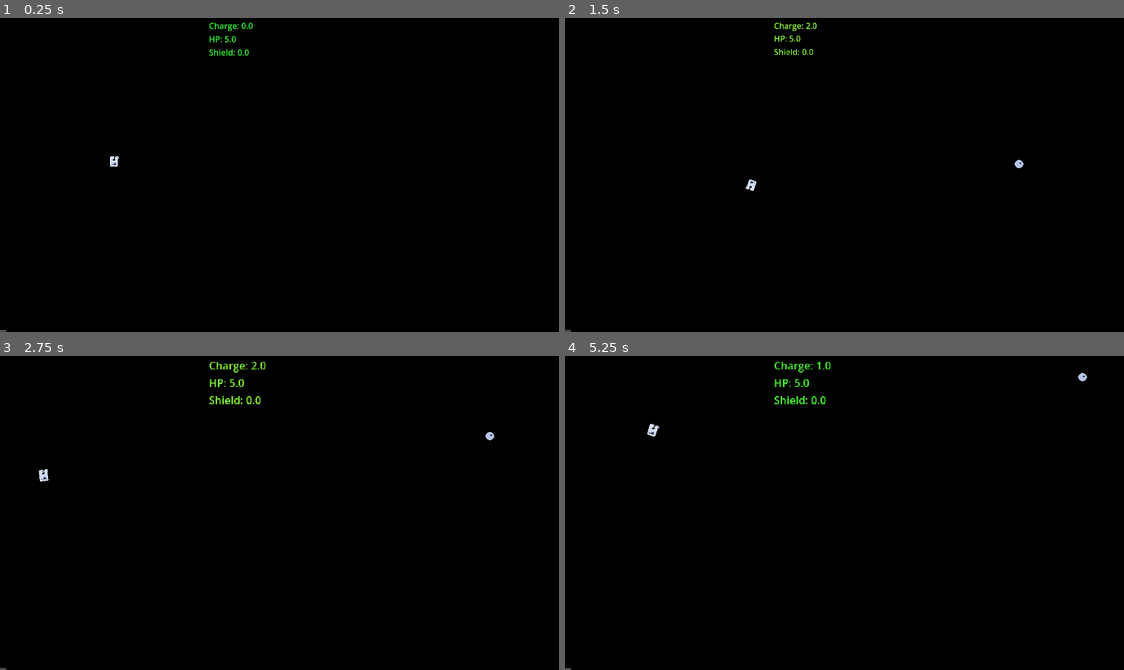
Above: before the commit, frames 1-4 (two rows, left to right).
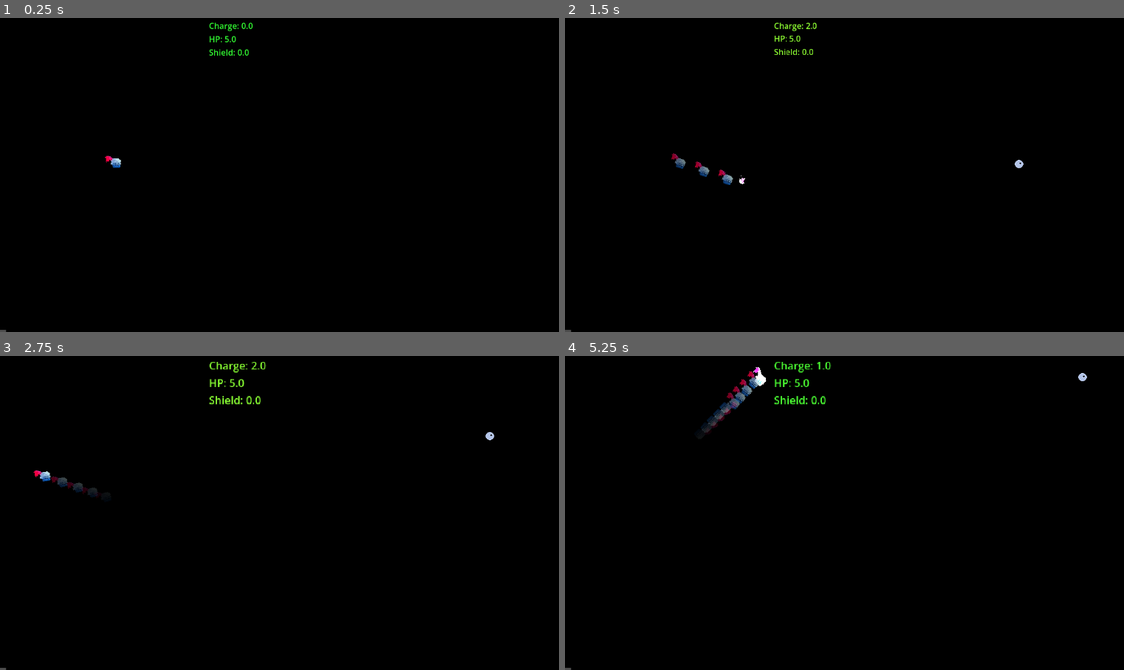
Above: after the commit, the same moments.

Repository: Yu-xo/PowerUP
Game: Godot game, scene res://Scenes/Run.tscn
Same seed, same stepped clock (60 frames per second), same inputs: the game is played once before the commit and once after it.
Inputs (mouse positions are in pixels of both pictures, inside the frame that each line leads up to):
- Up to frame 1 (0.25 s): no input
- Up to frame 2 (1.5 s): tap Enter at 0.5 s; move the mouse to (989, 149) at 0.52 s; press the mouse at (989, 149) at 0.53 s; move the mouse to (743, 181) at 1.27 s; release the mouse at (743, 181) at 1.28 s; right-click (743, 181) at 1.35 s
- Up to frame 3 (2.75 s): click (178, 519) at 1.55 s; move the mouse to (352, 431) at 2.02 s; press the mouse at (352, 431) at 2.03 s
- Up to frame 4 (5.25 s): move the mouse to (827, 569) at 2.77 s; release the mouse at (827, 569) at 2.78 s; click (827, 569) at 2.85 s; move the mouse to (1034, 553) at 3.52 s; hold Right mouse button (aim_mode) 3.53-4.28 s; click (1034, 553) at 3.8 s; move the mouse to (682, 453) at 4.27 s; click (682, 453) at 4.35 s; move the mouse to (889, 503) at 5.02 s; press the mouse at (889, 503) at 5.03 s

The runs differ from the first frame. In frame 1, less than 0.1% of the frame differs, in the area x 18-22%, y 43-48%; in frame 2, 0.3%; in frame 3, 0.3%; in frame 4, 0.6%, in the area x 14-37%, y 3-26%.

Commit message:
Small Tweeks

Diff:
--- a/Scenes/Character/Player.tscn
+++ b/Scenes/Character/Player.tscn
@@ -1,9 +1,22 @@
-[gd_scene load_steps=4 format=3 uid="uid://cc1f1jc147fxu"]
+[gd_scene load_steps=6 format=3 uid="uid://cc1f1jc147fxu"]
 
 [ext_resource type="Script" uid="uid://dtmnfdyrqyad8" path="res://Scenes/Character/player.gd" id="1_at620"]
-[ext_resource type="Texture2D" uid="uid://dwhxv6l8os7pv" path="res://Assets/Hana Caraka - Base Character [sample]/Player/Player.png" id="2_at620"]
+[ext_resource type="Shader" uid="uid://df6m7goh08q4s" path="res://Shaders/Player.gdshader" id="2_at620"]
+[ext_resource type="Texture2D" uid="uid://dv6xgdwfq0jdr" path="res://Assets/Hana Caraka - Base Character [sample]/Player/knighty_idle.webp" id="3_nkuch"]
 
 [sub_resource type="RectangleShape2D" id="RectangleShape2D_at620"]
+
+[sub_resource type="ShaderMaterial" id="ShaderMaterial_nkuch"]
+shader = ExtResource("2_at620")
+shader_parameter/velocity = Vector2(0, 0)
+shader_parameter/trail_length = 0.9
+shader_parameter/distortion_amount = 0.2
+shader_parameter/wobble_speed = 8.0
+shader_parameter/wobble_strength = 0.07
+shader_parameter/bloom_strength = 1.4
+shader_parameter/pulse_strength = 1.2
+shader_parameter/outline_size = 1.4
+shader_parameter/outline_intensity = 1.2
 
 [node name="Player" type="CharacterBody2D" groups=["player"]]
 script = ExtResource("1_at620")
@@ -20,4 +33,5 @@
 offset_bottom = 61.0
 
 [node name="Sprite2D" type="Sprite2D" parent="."]
-texture = ExtResource("2_at620")
+material = SubResource("ShaderMaterial_nkuch")
+texture = ExtResource("3_nkuch")
--- /dev/null
+++ b/Scenes/Character/ghost.gd
@@ -0,0 +1,15 @@
+extends Node2D
+
+@export var fade_time := 0.5
+
+func start(sprite_texture, global_pos, rotation):
+	global_position = global_pos
+	self.rotation = rotation
+
+	var s: Sprite2D = $Sprite2D
+	s.texture = sprite_texture
+	modulate = Color(1.0, 1.0, 1.0, 0.8)
+
+	var tween = create_tween()
+	tween.tween_property(self, "modulate:a", 0.0, fade_time)
+	tween.tween_callback(Callable(self, "queue_free"))
--- /dev/null
+++ b/Scenes/Character/ghost.tscn
@@ -0,0 +1,10 @@
+[gd_scene load_steps=3 format=3 uid="uid://dc41wcuphj3yv"]
+
+[ext_resource type="Script" uid="uid://crf0acd208fv5" path="res://Scenes/Character/ghost.gd" id="1_gsdkm"]
+[ext_resource type="Texture2D" uid="uid://dv6xgdwfq0jdr" path="res://Assets/Hana Caraka - Base Character [sample]/Player/knighty_idle.webp" id="2_gsdkm"]
+
+[node name="Ghost" type="Node2D"]
+script = ExtResource("1_gsdkm")
+
+[node name="Sprite2D" type="Sprite2D" parent="."]
+texture = ExtResource("2_gsdkm")
--- a/Scenes/Character/player.gd
+++ b/Scenes/Character/player.gd
@@ -18,9 +18,23 @@
 @onready var tween := create_tween()
 @onready var body_tween := create_tween()
 
+# === SHADER INPUTS ===
+@onready var player_sprite := $Sprite2D
+@onready var mat = $Sprite2D.material
+var last_pos: Vector2
+
+# === AFTERIMAGE SETTINGS ===
+@export var ghost_interval := 0.04
+@export var ghost_scene = preload("res://Scenes/Character/ghost.tscn")
+var ghost_timer := 0.0
+
 # ---------------------------------------------------------
 # RUNTIME VALUES
 # ---------------------------------------------------------
+
+var speed_scale_tween: Tween
+var target_scale := Vector2.ONE
+
 var health: float = max_health
 var charge: float = 0.0
 var is_charging: bool = false
@@ -31,32 +45,27 @@
 var overcharge_timer: float = 0.0
 var is_overcharging: bool = false
 
-# NEW — Aim Mode (Right-Click Slow Motion)
 var is_aiming: bool = false
 
 # ---------------------------------------------------------
-# UPGRADE VARIABLES
-# ---------------------------------------------------------
-## Attack
+# UPGRADE SYSTEM
+# ---------------------------------------------------------
 var dash_damage_bonus: int = 0
 var bounce_damage_multiplier: float = 1.0
 var charge_damage_multiplier: float = 1.0
 var first_hit_bonus: int = 0
 var first_hit_active: bool = false
 
-## Defense
 var shield: float = 0.0
 var shield_regen_rate: float = 0.0
 var dash_invincible_time: float = 0.0
 var shield_refill_on_hit: bool = false
 var dash_invincible_timer: float = 0.0
 
-## Health
 var regen_rate: float = 0.0
 var max_overheal: float = 0.0
 var overheal_bonus_damage: int = 0
 
-## Speed
 var dash_distance_multiplier: float = 1.0
 var dash_cooldown_multiplier: float = 1.0
 var dash_contact_damage: int = 0
@@ -65,25 +74,52 @@
 
 
 # ---------------------------------------------------------
+# READY
+# ---------------------------------------------------------
+func _ready():
+	last_pos = global_position
+
+
+# ---------------------------------------------------------
 # PHYSICS PROCESS
 # ---------------------------------------------------------
 func _physics_process(delta: float) -> void:
 
-	# Always rotate to mouse when aiming/charging/dashing
+	# -----------------------------------------------------
+	# 1. VELOCITY → SHADER + SQUASH/STRETCH
+	# -----------------------------------------------------
+	var vel := (global_position - last_pos) / delta
+
+	if mat and mat.shader:
+		mat.set_shader_parameter("velocity", vel)
+
+	update_speed_scale(vel.length())
+
+	last_pos = global_position
+
+	# -----------------------------------------------------
+	# 2. GHOST AFTERIMAGE (Only while dashing)
+	# -----------------------------------------------------
+	ghost_timer -= delta
+	if is_dashing and ghost_timer <= 0.0:
+		spawn_ghost()
+		ghost_timer = ghost_interval
+
+	# -----------------------------------------------------
+	# 3. Rotate to mouse
+	# -----------------------------------------------------
 	if is_aiming or is_charging or is_dashing:
 		look_at(get_global_mouse_position())
 
-	# ------------------------------------------
-	# Charging (Left-click held)
-	# ------------------------------------------
+	# -----------------------------------------------------
+	# 4. CHARGING
+	# -----------------------------------------------------
 	if is_charging and !is_aiming:
+
 		charge += charge_rate * delta
 		charge = clamp(charge, 0.0, max_charge)
 
-		if charge >= max_charge:
-			Engine.time_scale = slowmo_factor
-		else:
-			Engine.time_scale = 1.0
+		Engine.time_scale = (slowmo_factor if charge >= max_charge else 1.0)
 
 		if charge >= overcharge_threshold:
 			is_overcharging = true
@@ -92,44 +128,104 @@
 			is_overcharging = false
 			overcharge_timer = 0.0
 
-	# ------------------------------------------
-	# Dash movement
-	# ------------------------------------------
+	# -----------------------------------------------------
+	# 5. DASH MOVEMENT
+	# -----------------------------------------------------
 	if is_dashing:
+
 		dash_invincible_timer -= delta
 
-		var speed = base_speed * (1.0 + charge) * dash_distance_multiplier
-		var motion = dash_direction * speed * delta
-
-		var collision = move_and_collide(motion, false, false, !dash_phase_through)
+		var dash_speed := base_speed * (1.0 + charge) * dash_distance_multiplier
+		var motion := dash_direction * dash_speed * delta
+
+		var collision := move_and_collide(motion, false, false, !dash_phase_through)
+
 		if collision and !dash_phase_through:
 			handle_collision(collision)
 
+	# -----------------------------------------------------
+	# 6. REGENERATION
+	# -----------------------------------------------------
+	if regen_rate > 0.0 and !is_dashing and !is_charging:
+		health = min(health + regen_rate * delta, max_health + max_overheal)
+
+	# -----------------------------------------------------
+	# 7. SHIELD REGEN
+	# -----------------------------------------------------
+	if shield_regen_rate > 0.0:
+		shield = min(shield + shield_regen_rate * delta, 3.0)
+
+	# -----------------------------------------------------
+	# 8. SLIDE
+	# -----------------------------------------------------
 	# ------------------------------------------
-	# Passive regen
-	# ------------------------------------------
-	if regen_rate > 0 and !is_dashing and !is_charging:
-		health = min(health + regen_rate * delta, max_health + max_overheal)
-
-	# ------------------------------------------
-	# Shield regen
-	# ------------------------------------------
-	if shield_regen_rate > 0:
-		shield = min(shield + shield_regen_rate * delta, 3.0)
+# SLOW DOWN WHEN APPROACHING STATICBODY2D
+# ------------------------------------------
+	if !is_dashing:
+		var space_state = get_world_2d().direct_space_state
+		var query = PhysicsRayQueryParameters2D.create(global_position, global_position + velocity.normalized() * 30.0)
+		query.collide_with_areas = false
+		query.collide_with_bodies = true
+
+		var hit = space_state.intersect_ray(query)
+
+		if hit and hit.collider is StaticBody2D:
+			# Distance to wall
+			var dist = global_position.distance_to(hit.position)
+
+			# Slowdown factor (closer = slower)
+			var slowdown = clamp(dist / 40.0, 0.0, 1.0)
+
+			velocity *= slowdown
+
+			# Stop if extremely near
+			if dist < 8.0:
+				velocity = Vector2.ZERO
 
 	move_and_slide()
+
+	# -----------------------------------------------------
+	# 9. DEBUG + VISUALS
+	# -----------------------------------------------------
 	update_debug_ui()
 	update_player_visuals()
 
 
 # ---------------------------------------------------------
+# GHOST AFTERIMAGE SPAWNING
+# ---------------------------------------------------------
+func spawn_ghost():
+	var g = ghost_scene.instantiate()
+	get_tree().current_scene.add_child(g)
+	g.start(player_sprite.texture, global_position, rotation)
+
+
+# ---------------------------------------------------------
+# SQUASH & STRETCH (X-axis only)
+# ---------------------------------------------------------
+func update_speed_scale(speed: float):
+	if speed_scale_tween:
+		speed_scale_tween.kill()
+
+	var squeeze = clamp(speed / 600.0, 0.0, 0.40)
+
+	var _target_scale := Vector2(
+		1.0 - squeeze,  # X shrinks when fast
+		1.0             # Y stays normal
+	)
+
+	speed_scale_tween = create_tween()
+	speed_scale_tween.tween_property(self, "scale", target_scale, 0.10)\
+		.set_ease(Tween.EASE_OUT)\
+		.set_trans(Tween.TRANS_SINE)
+
+
+# ---------------------------------------------------------
 # INPUT
 # ---------------------------------------------------------
 func _input(event: InputEvent) -> void:
 
-	# -----------------------------------------------------
-	# AIM MODE (RIGHT CLICK)
-	# -----------------------------------------------------
+	# AIM MODE
 	if event.is_action_pressed("aim_mode"):
 		is_aiming = true
 		Engine.time_scale = 0.25
@@ -140,11 +236,7 @@
 		Engine.time_scale = 1.0
 		return
 
-
-
-	# -----------------------------------------------------
-	# NORMAL DASH CHARGE (LEFT CLICK) — ONLY IF NOT AIMING
-	# -----------------------------------------------------
+	# START CHARGE
 	if event.is_action_pressed("click") and !is_aiming:
 		charge = 0.0
 		is_charging = true
@@ -154,10 +246,7 @@
 		animate_player_charge_start()
 		return
 
-
-	# -----------------------------------------------------
-	# RELEASE CHARGE → DASH
-	# -----------------------------------------------------
+	# RELEASE → DASH
 	if event.is_action_released("click") and is_charging:
 		is_charging = false
 		is_overcharging = false
@@ -175,28 +264,19 @@
 		animate_player_charge_end()
 		return
 
-
-
-	# -----------------------------------------------------
-	# MID-AIR REDIRECT DASH (LEFT CLICK DURING AIM MODE)
-	# -----------------------------------------------------
+	# MID-AIR REDIRECT
 	if event.is_action_pressed("click") and is_aiming:
-
-		# override direction instantly
 		dash_direction = global_position.direction_to(get_global_mouse_position())
-
-		# ensure dash is active
 		is_dashing = true
-
-		# allow ONE more first-hit bonus for the redirect dash
 		first_hit_active = true
-
-		return
-
-# ---------------------------------------------------------
-# COLLISION
+		return
+
+
+# ---------------------------------------------------------
+# COLLISION HANDLING
 # ---------------------------------------------------------
 func handle_collision(collision: KinematicCollision2D) -> void:
+
 	var collider = collision.get_collider()
 
 	if collider is StaticBody2D:
@@ -206,6 +286,7 @@
 		return
 
 	if collider is CharacterBody2D:
+
 		var normal = collision.get_normal()
 
 		dash_direction = dash_direction.bounce(normal).normalized() * bounce_multiplier
@@ -226,6 +307,7 @@
 # DAMAGE FORMULA
 # ---------------------------------------------------------
 func calculate_dash_damage() -> int:
+
 	var dmg = round(charge) * charge_damage_multiplier
 	dmg += dash_damage_bonus
 
@@ -240,7 +322,7 @@
 
 
 # ---------------------------------------------------------
-# OVERCHARGE
+# OVERCHARGE DAMAGE
 # ---------------------------------------------------------
 func handle_overcharge(delta: float) -> void:
 	overcharge_timer += delta
@@ -267,9 +349,10 @@
 
 
 # ---------------------------------------------------------
-# DEBUG UI
+# DEBUG TEXT
 # ---------------------------------------------------------
 func update_debug_ui():
+
 	var over_text := "\nOVERCHARGING!" if is_overcharging else ""
 	debug.text = "Charge: " + str(round(charge)) \
 		+ "\nHP: " + str(round(health)) \
@@ -280,14 +363,18 @@
 	var start_color := Color(0.2, 1.0, 0.2)
 	var mid_color := Color(1.0, 1.0, 0.2)
 	var end_color := Color(1.0, 0.2, 0.2)
-	var new_color := (start_color.lerp(mid_color, t * 2.0)
+
+	var new_color := (
+		start_color.lerp(mid_color, t * 2.0)
 		if t < 0.5
-		else mid_color.lerp(end_color, (t - 0.5) * 2.0))
+		else mid_color.lerp(end_color, (t - 0.5) * 2.0)
+	)
 	debug.modulate = new_color
 
 
-# ---------------------------------------------------------
-# VISUALS
+
+# ---------------------------------------------------------
+# VISUAL STATES
 # ---------------------------------------------------------
 func update_player_visuals():
 	if dash_invincible_timer > 0:
@@ -299,7 +386,7 @@
 
 
 # ---------------------------------------------------------
-# ANIMATION TWEENS
+# ANIMATIONS
 # ---------------------------------------------------------
 func animate_player_charge_start():
 	if body_tween.is_running(): body_tween.kill()
@@ -307,18 +394,21 @@
 	body_tween.tween_property(self, "scale", Vector2(1.1, 1.1), 0.2)\
 		.set_trans(Tween.TRANS_SINE).set_ease(Tween.EASE_OUT)
 
+
 func animate_player_charge_end():
 	if body_tween.is_running(): body_tween.kill()
 	body_tween = create_tween()
 	body_tween.tween_property(self, "scale", Vector2(1.0, 1.0), 0.25)\
 		.set_trans(Tween.TRANS_BACK).set_ease(Tween.EASE_OUT)
 
+
 func animate_debug_start():
 	if tween.is_running(): tween.kill()
 	tween = create_tween()
 	tween.tween_property(debug, "scale", Vector2(1.3, 1.3), 0.15)\
 		.set_trans(Tween.TRANS_QUAD).set_ease(Tween.EASE_OUT)
 
+
 func animate_debug_release():
 	if tween.is_running(): tween.kill()
 	tween = create_tween()
--- a/Scenes/Waves/spawner.gd
+++ b/Scenes/Waves/spawner.gd
@@ -66,9 +66,7 @@
 		enemy_type_5
 	]
 
-	if not player: push_error("Player not found in group 'player'!"); return
-	if not mid: push_error("mid node not found in group 'mid'!"); return
-	if not upgrade_manager: push_error("UpgradeManager not found in group 'upgrade_manager'!"); return
+
 
 	start_wave(0)
 
@@ -171,11 +169,8 @@
 
 	monitor_enemy_bounds(enemy)
 	enemy_sanity_monitor(enemy)
-	kill_after_time(enemy, 15.0)   # <-- new line, auto-kill after 15 seconds
-func kill_after_time(enemy: Node2D, time: float) -> void:
-	await get_tree().create_timer(time).timeout
-	if is_instance_valid(enemy):
-		print("Enemy auto-killed after", time, "seconds")
+
+
 
 
 
--- /dev/null
+++ b/Shaders/Player.gdshader
@@ -0,0 +1,83 @@
+shader_type canvas_item;
+
+uniform vec2 velocity = vec2(0.0, 0.0);
+uniform float trail_length : hint_range(0.0, 2.0) = 0.9;
+uniform float distortion_amount : hint_range(0.0, 1.0) = 0.12;
+uniform float wobble_speed : hint_range(0.0, 20.0) = 10.0;
+uniform float wobble_strength : hint_range(0.0, 0.5) = 0.04;
+
+uniform float bloom_strength : hint_range(0.0, 4.0) = 1.4;
+uniform float pulse_strength : hint_range(0.0, 3.0) = 1.2;
+
+// NEW — Outline settings
+uniform float outline_size : hint_range(0.0, 4.0) = 1.4;
+uniform float outline_intensity : hint_range(0.0, 4.0) = 1.2;
+
+
+void fragment() {
+    vec2 uv = UV;
+
+    float speed = length(velocity);
+    float energy = clamp(speed / 600.0, 0.0, 1.0);
+    vec2 dir = normalize(velocity + vec2(0.0001));
+
+
+    // -----------------------------------
+    // 1. TRAIL SMEAR (safe)
+    // -----------------------------------
+    float smear = speed * trail_length * 0.0008;
+    uv -= dir * smear;
+
+
+    // -----------------------------------
+    // 2. SAFE DISTORTION
+    // -----------------------------------
+    float wobble = sin(TIME * wobble_speed + uv.y * 15.0) * wobble_strength;
+    uv.x += wobble * speed * 0.0008 * distortion_amount;
+
+    uv = clamp(uv, vec2(0.0), vec2(1.0));
+
+
+    // MAIN SAMPLE
+    vec4 col = texture(TEXTURE, uv);
+
+
+    // -----------------------------------
+    // 3. OUTLINE (white)
+    // -----------------------------------
+    float px = outline_size / float(textureSize(TEXTURE, 0).x); // 1 px in UV
+    float py = outline_size / float(textureSize(TEXTURE, 0).y);
+
+    float outline =
+        texture(TEXTURE, uv + vec2(px, 0.0)).a +
+        texture(TEXTURE, uv + vec2(-px, 0.0)).a +
+        texture(TEXTURE, uv + vec2(0.0, py)).a +
+        texture(TEXTURE, uv + vec2(0.0, -py)).a;
+
+    outline = step(0.1, outline) * (1.0 - col.a); // Only draw outside edges
+
+    vec3 outline_color = vec3(1.0) * outline * outline_intensity;
+
+
+    // -----------------------------------
+    // 4. BLOOM BOOSTER (speed-based)
+    // -----------------------------------
+    col.rgb += col.rgb * bloom_strength * energy * 100.0;
+
+
+    // -----------------------------------
+    // 5. DASH ENERGY PULSE (glow flash)
+    // -----------------------------------
+    float pulse = abs(sin(TIME * 18.0)) * pulse_strength * energy * 0.35;
+    col.rgb += pulse;
+
+
+    // -----------------------------------
+    // 6. ADD OUTLINE + OUTLINE GLOW
+    // -----------------------------------
+    vec3 glow = outline_color * (energy * 1.25 + pulse * 0.8);
+    col.rgb += glow;
+
+
+    COLOR = col;
+}
Binary file changed: Assets/Hana Caraka - Base Character [sample]/Player/Player.png
Binary file added: Assets/Hana Caraka - Base Character [sample]/Player/knighty_idle.webp
Not shown, added: Assets/Hana Caraka - Base Character [sample]/Player/knighty_idle.webp.import
Not shown, added: Scenes/Character/ghost.gd.uid
Not shown, added: Shaders/Player.gdshader.uid
